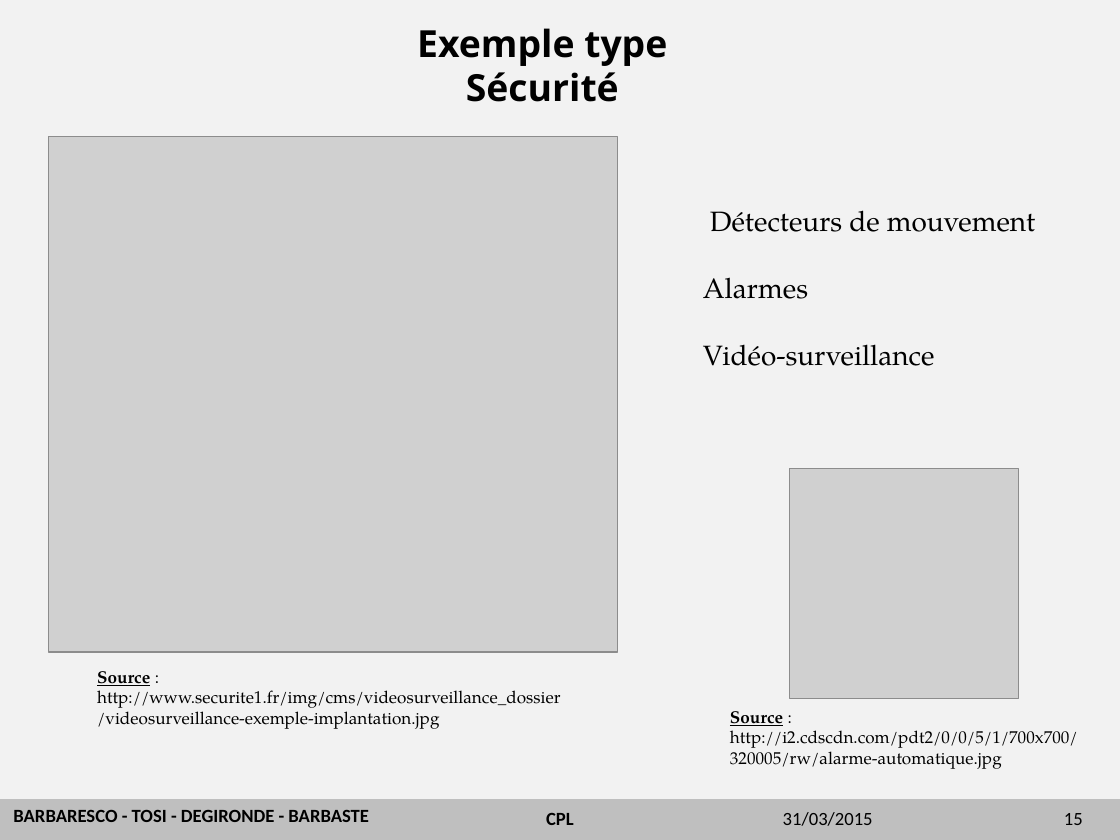
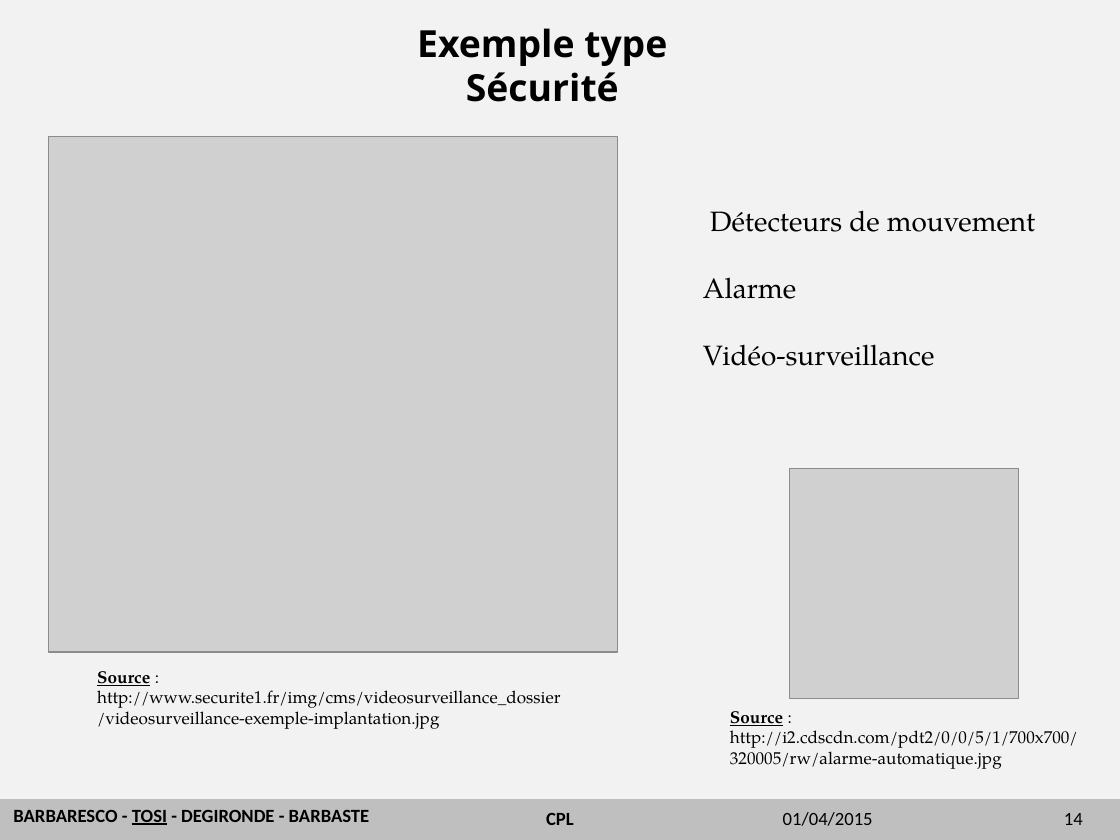
Before and after one commit to emeric254/BETelecomsCPL2014, a slide deck: slide 14 of diapo/CPL.pptx (slide 15 before the commit). Drawn at 1120x840 pixels with LibreOffice and Linux fonts; fonts in the diff are those of the drawing; grey boxes stand for pictures; background and template pictures are left out. Boxes give left, top, right and bottom in pixels: in the first picture for what was removed or moved away, otherwise in the second. Text is boxed around its words. In the diff, an @@ line names an element or a change of style, - is before the commit and + after.

```diff
--- a/diapo/CPL.pptx
+++ b/diapo/CPL.pptx
@@ text at <box>703,277,796,299</box>: text changed @@
-Alarmes
+Alarme
@@ text "BARBARESCO - TOSI - DEGIRONDE ..." at <box>13,810,370,825</box>: underline on in "TOSI" @@
@@ text at <box>783,812,873,826</box>: text changed @@
-31/03/2015
+01/04/2015
@@ page number at <box>1064,813,1083,825</box>: text changed @@
-15
+14
```
Also in this commit, not shown: 18 other slides changed, 5 slides removed, 1 other file.
